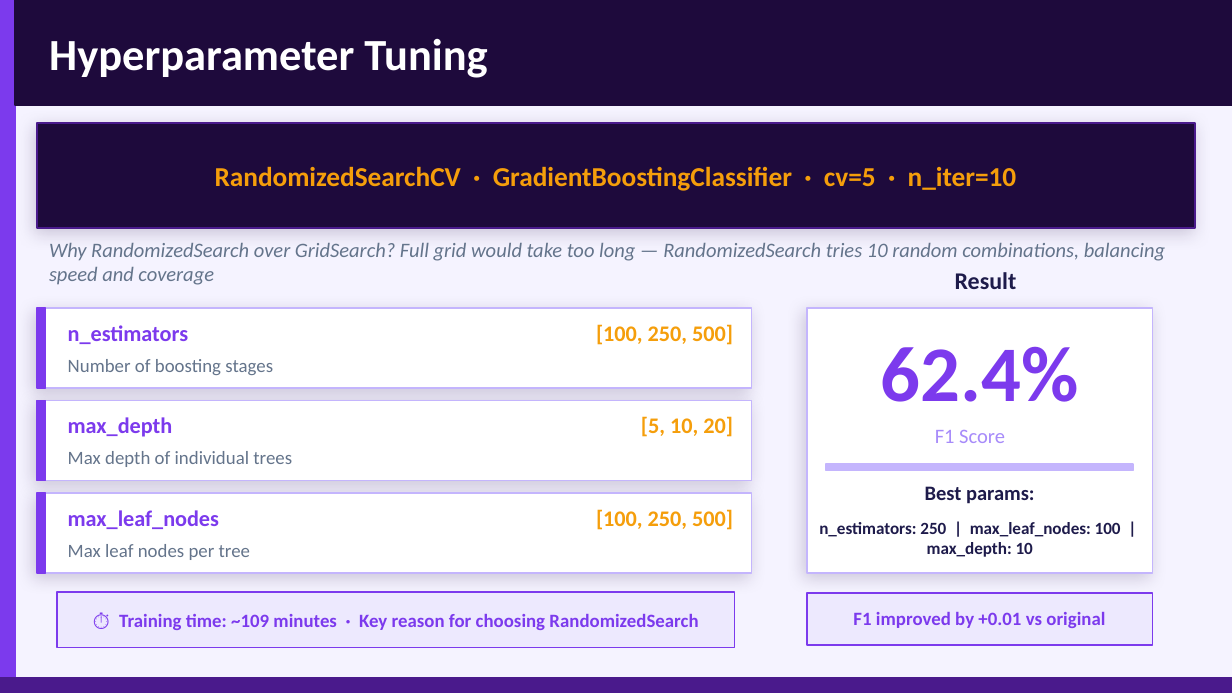
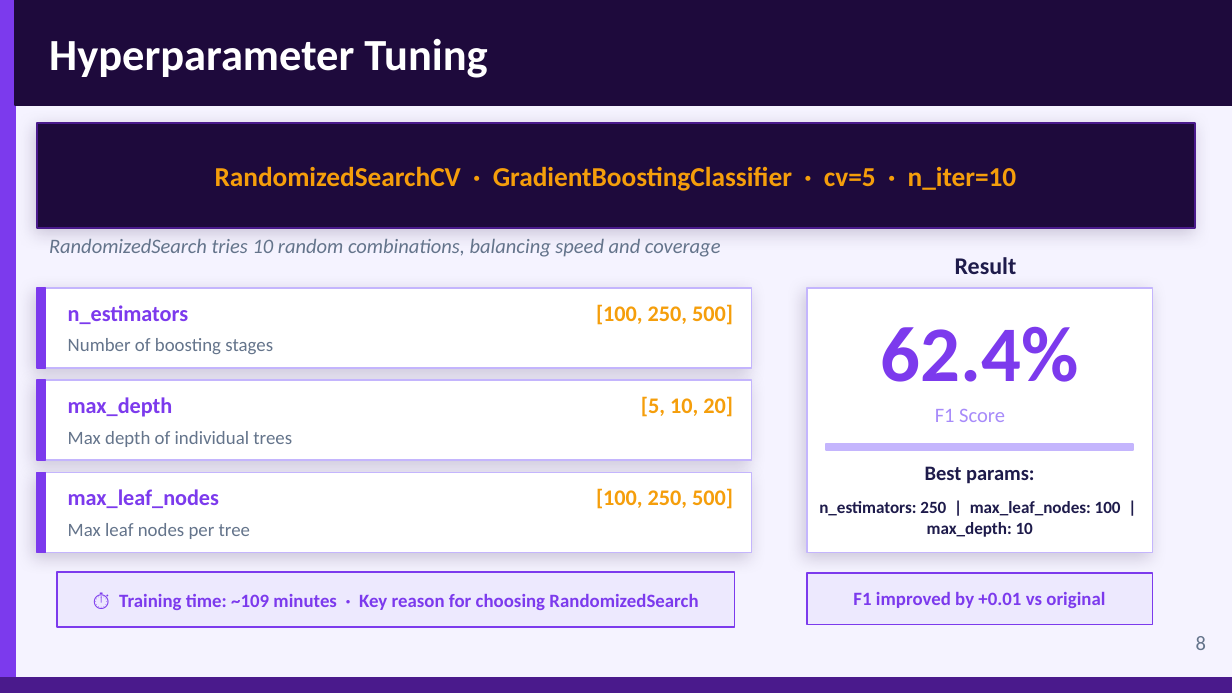
Before and after one commit to craftedbygaby/hotel_cancelation_ml, a slide deck: slide 8 of ML_presentation.pptx. Drawn at 1232x693 pixels with LibreOffice and Linux fonts; fonts in the diff are those of the drawing. Boxes give left, top, right and bottom in pixels: in the first picture for what was removed or moved away, otherwise in the second. Text is boxed around its words. In the diff, an @@ line names an element or a change of style, - is before the commit and + after.

```diff
--- a/ML_presentation.pptx
+++ b/ML_presentation.pptx
@@ text at [49, 239, 721, 257]: text changed @@
-Why RandomizedSearch over GridSearch? Full grid would take too long — RandomizedSearch tries 10 random combinations, balancing speed and coverage
+RandomizedSearch tries 10 random combinations, balancing speed and coverage
@@ text "Result": place and size @@
-text "Result" at [955, 272, 1017, 289]
+text "Result" at [955, 257, 1017, 274]
@@ 15 texts, 10 rectangles: place and size @@
-15 texts, 10 rectangles at [37, 308, 1152, 648]
+15 texts, 10 rectangles at [37, 287, 1152, 627]
@@ text added at [1196, 636, 1206, 650], 12 pt, text #64748B @@
+8
```
Also in this commit, not shown: 8 other slides changed, 1 slide added, 1 other file.
